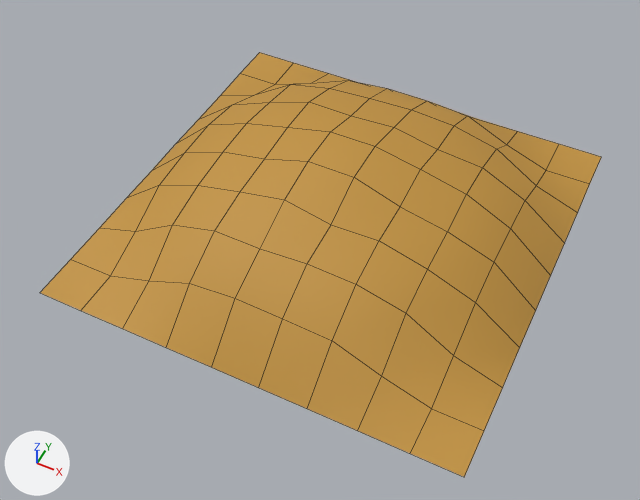
One commit to the FBX model content/farm/models/soil.fbx: the scene before it, then after it.
Both versions are drawn from a 50 mm camera at (0.613, -1.336, 1.503) aimed at (0.004, -0.117, -0.021). Every picture has the same lights, and +X, +Y and +Z are marked at lower left. Mesh edges are drawn as thin lines.
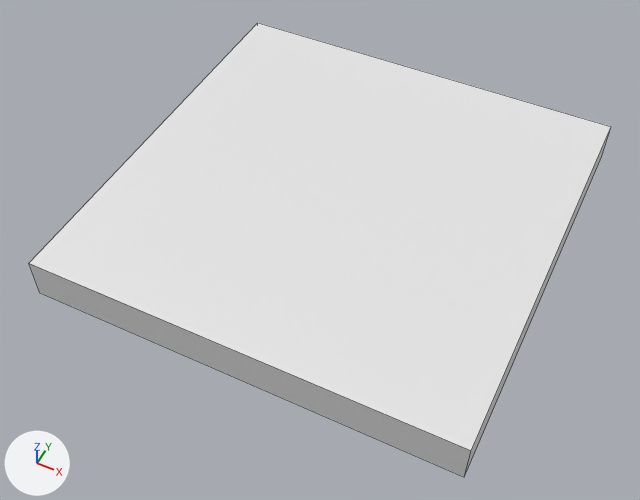
The newer file is also rescaled (x0.64), turned or shifted as a whole; pictures and numbers use the older file's frame.

What changed in the scene script:
```text
Change me_sphere:
    used by ob_sphere; location = (0.0, 0.0, 0.0)
    remove me_sphere.from_pydata(...)  # 100 vertices, 81 faces; spans x -0.5..0.5, y -0.5..0.5, z -0.032..0.179
    remove me_sphere.materials.append(mat_material_001)  # orange #c2933d
    add me_sphere.from_pydata(...)  # 8 vertices, 5 faces; spans x -0.5..0.5, y -0.5..0.5, z -0.032..0.068
    me_sphere part 1
    96 vertices are removed from x -0.5..0.5, y -0.5..0.5, z -0.032..0.179
    81 faces are deleted
    4 vertices are added at (-0.5, -0.5, 0.068), (-0.5, 0.5, 0.068), (0.5, -0.5, 0.068), (0.5, 0.5, 0.068)
    5 new faces join them
```

Pixel boxes (x1, y1, x2, y2) of what changed, in the pictures (640 x 500 px):
'Sphere', reshaped (7% taller): before (40, 52, 601, 477); after (29, 23, 611, 477)
